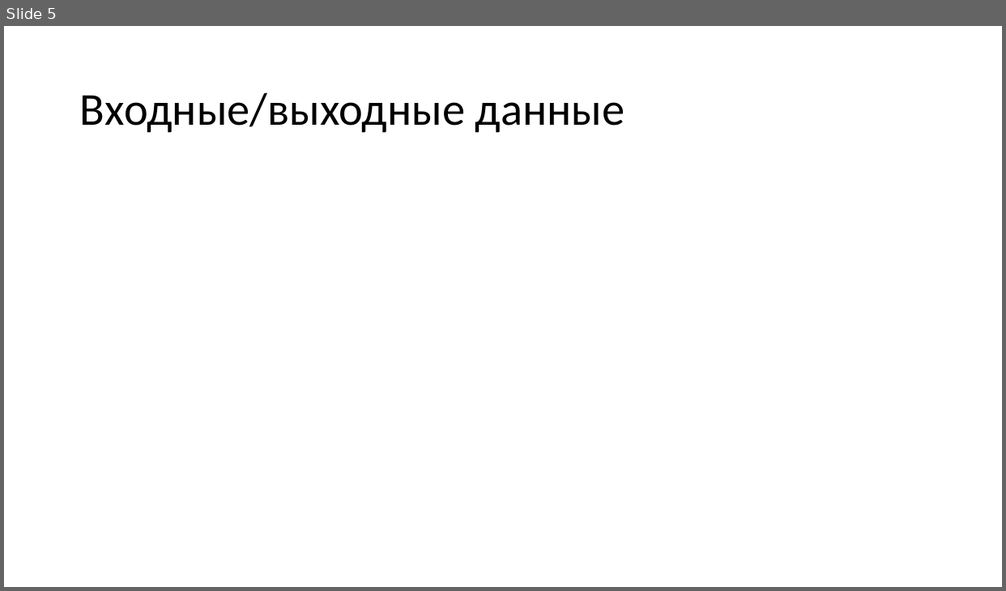
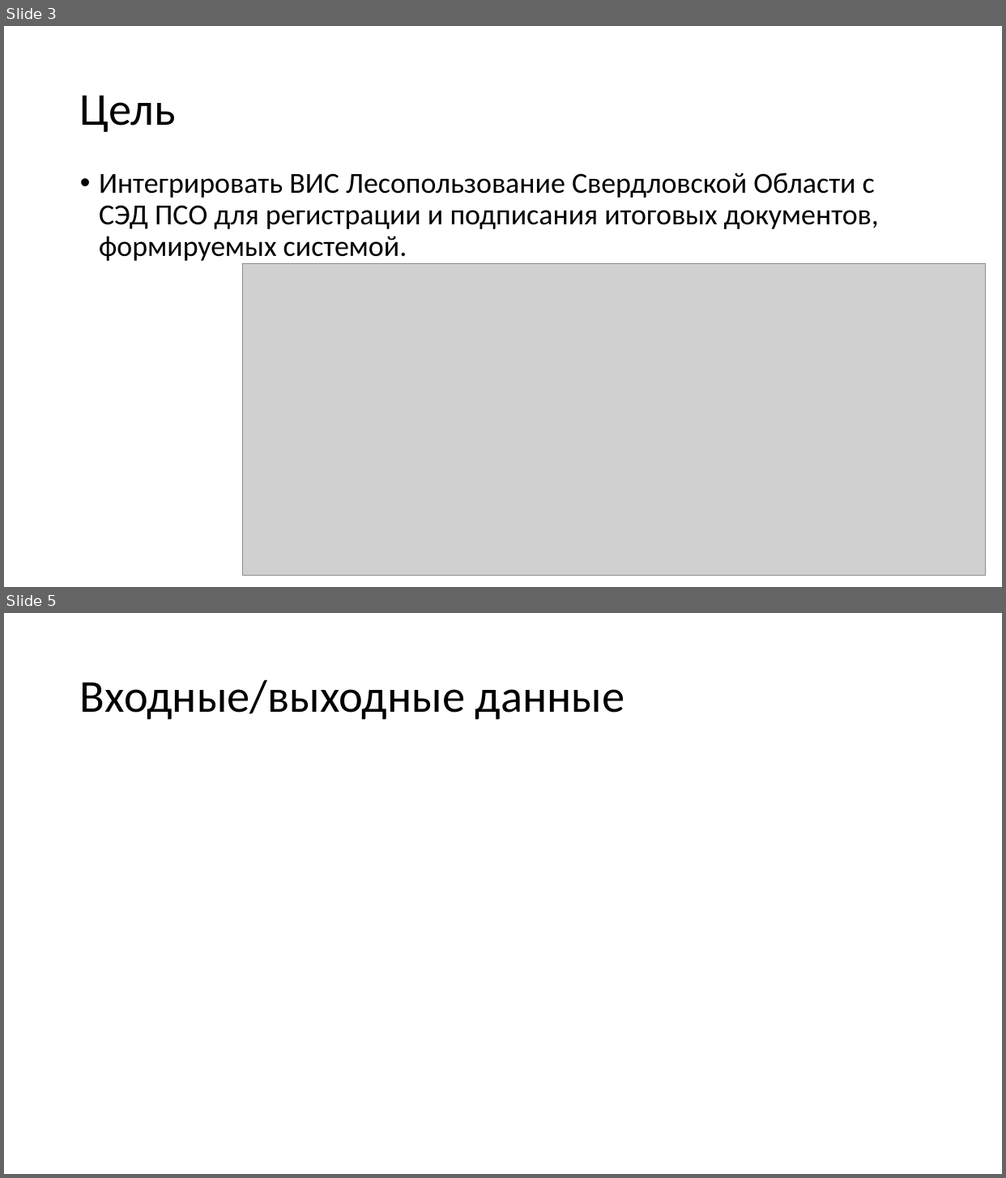
Before and after one commit to mcdodik20008/docs, a slide deck: Prezentatsia.pptx. Shown one above the other, each under a label of ours: slide 5 before the commit, slides 3 and 5 after it; the slides between them are not shown. The pictures are 1006x591 and 1006x1178 pixels, drawn with LibreOffice and Linux fonts; fonts in the diff are those of the drawing; grey boxes stand for pictures. Boxes give left, top, right and bottom in pixels: in the first picture for what was removed or moved away, otherwise in the second. Text is boxed around its words. In the diff, an @@ line names an element or a change of style, - is before the commit and + after.

```diff
--- a/Prezentatsia.pptx
+++ b/Prezentatsia.pptx
@@ slide 3 added at bbox=[4, 26, 1002, 587], background #FFFFFF @@
@@ title added at bbox=[80, 95, 176, 132], 44 pt, text #000000 @@
+Цель
@@ text added at bbox=[99, 173, 879, 261], 28 pt, text #000000 @@
+• Интегрировать ВИС Лесопользование Свердловской Области с СЭД ПСО для регистрации и подписания итоговых документов, формируемых системой.
@@ picture added at bbox=[243, 264, 986, 576] @@
```
Also in this commit, not shown: 3 other slides added, 4 slides removed, 3 other files.
